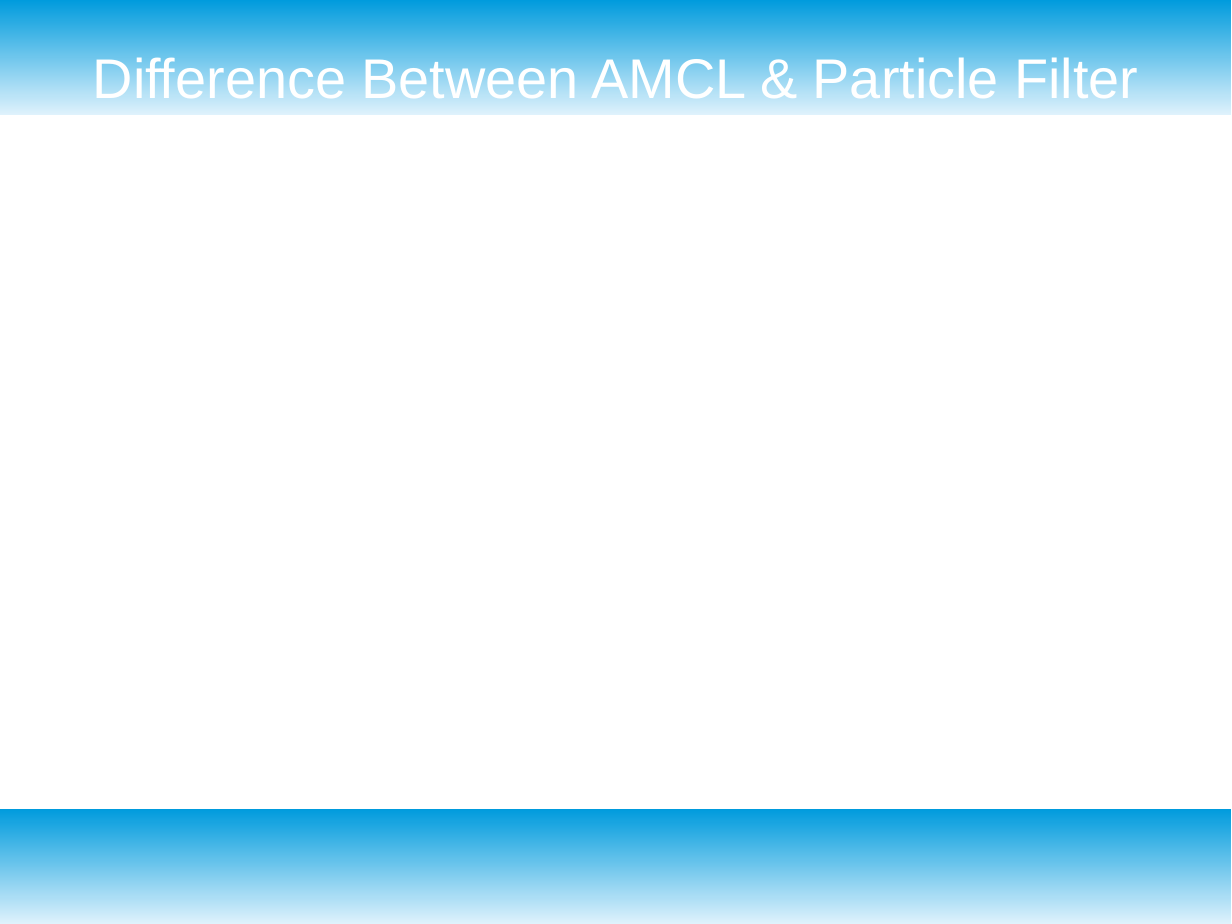
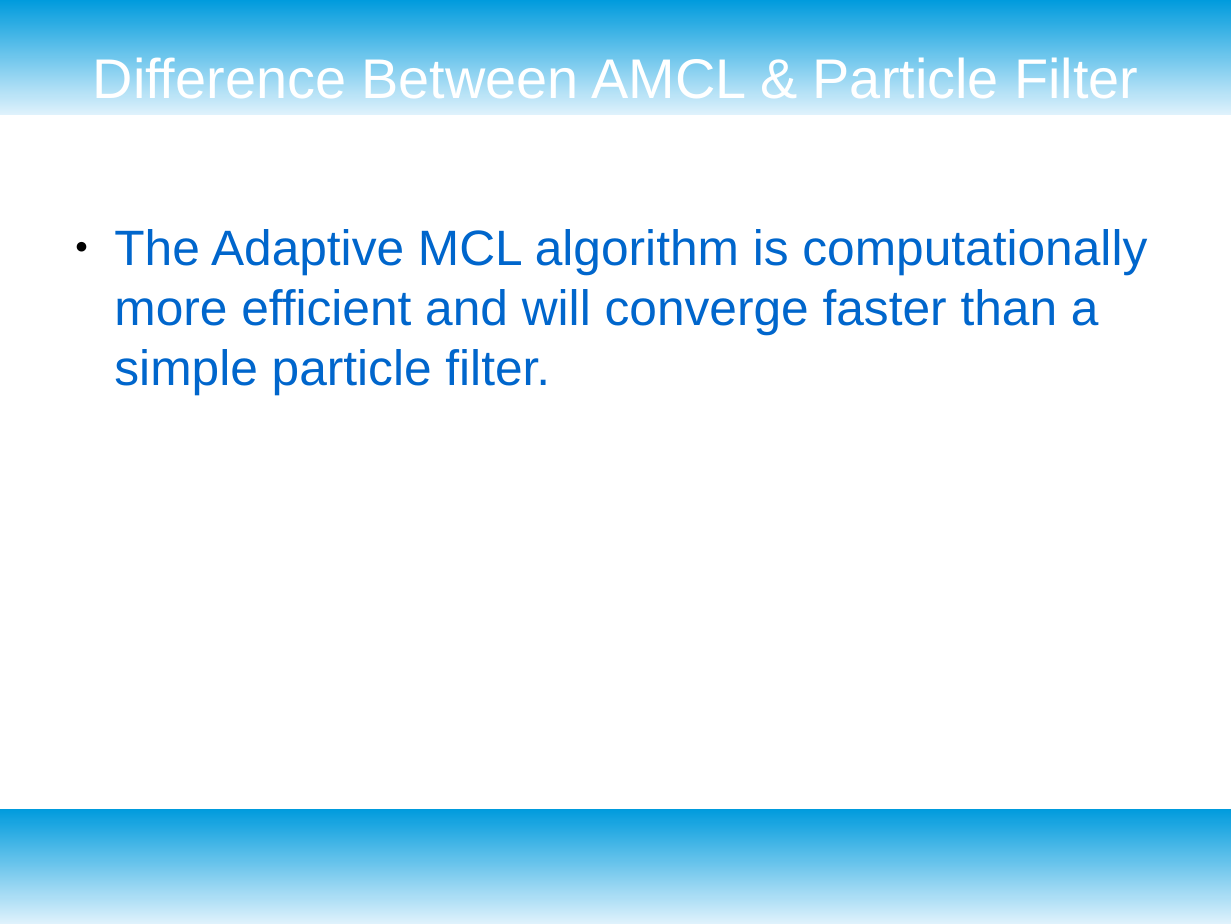
Before and after one commit to KiranThorat2024/NavGrpAssignment, a slide deck: slide 4 of localization/localization_mapping_questions.odp. Drawn at 1232x924 pixels with LibreOffice and Linux fonts; fonts in the diff are those of the drawing. Boxes give left, top, right and bottom in pixels: in the first picture for what was removed or moved away, otherwise in the second. Text is boxed around its words. In the diff, an @@ line names an element or a change of style, - is before the commit and + after.

```diff
--- a/localization/localization_mapping_questions.odp
+++ b/localization/localization_mapping_questions.odp
@@ text added at (114,229,1147,394), 32 pt, text #0066CC @@
+● The Adaptive MCL algorithm is computationally more efficient and will converge faster than a simple particle filter.
```
Also in this commit, not shown: 1 other slide changed, 1 slide added, 1 slide removed, 1 other file.
